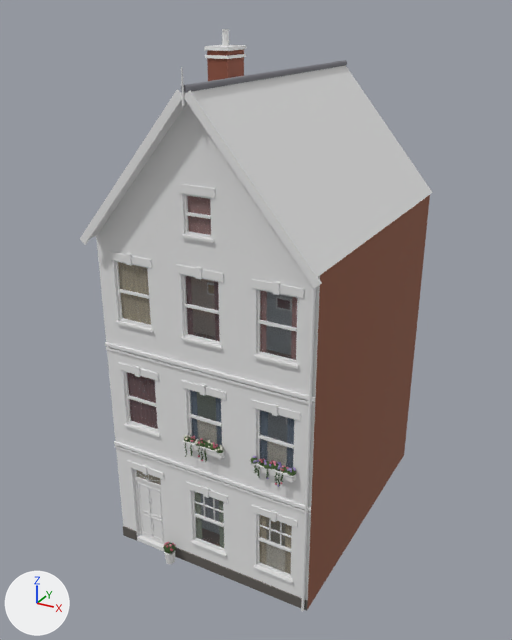
The glTF model assets/models/houses/street/GateStreet_Bend2.glb: old version first, new version second.
Before and after are seen from a 50 mm lens placed at (8.54, -12.84, 14.33), pointed at (-0.37, 3.35, 6.24). The axes (+X, +Y, +Z) are drawn at lower left. The lights are the same throughout. The picture after the commit comes second. Objects named as collision shapes, trigger or cutter boxes, shadow casters or lower levels of detail are left out. Vertices at exactly the same position are counted once.

Before the edit, the objects in view are built like this:
```python
me_gatestreet_bend2 = bpy.data.meshes.new('GateStreet_Bend2')
me_gatestreet_bend2.from_pydata(...)  # 5186 vertices, 8134 faces; spans x -3.19..3.19, y -0.42..8.2, z 0.0..13.82
# faces by material slot: [8114, 20]
me_gatestreet_bend2.materials.append(mat_house)
me_gatestreet_bend2.materials.append(mat_glass)
ob_gatestreet_bend2 = bpy.data.objects.new('GateStreet_Bend2', me_gatestreet_bend2)
ob_gatestreet_bend2.location = (0.0, 0.0, 0.0)
```
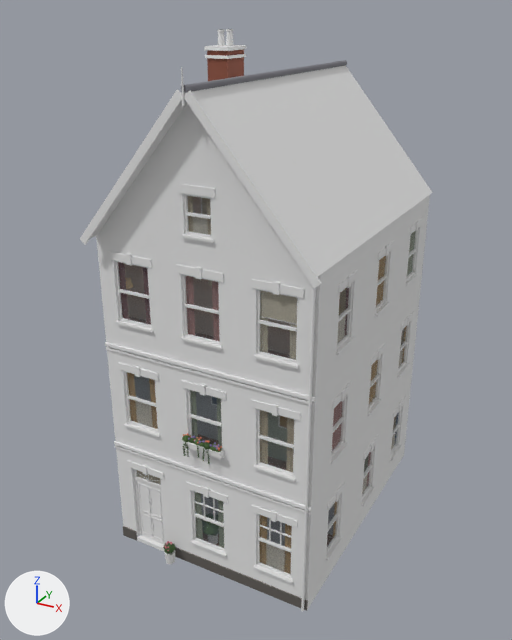
Boxes (x1, y1, x2, y2) around the edits, measured in the pictures (512 x 640 px; the box of a moved part takes in the faces that stretch with it):
part 1 of me_gatestreet_bend2, moved or reshaped (not visible before): after (208, 533, 218, 545)
part 2 of me_gatestreet_bend2, moved or reshaped: before (250, 458, 257, 464); after (182, 435, 191, 442)
part 3 of me_gatestreet_bend2, moved or reshaped: before (189, 437, 196, 443); after (199, 441, 205, 447)
part 4 of me_gatestreet_bend2, rebuilt: before (204, 442, 211, 449); after (203, 442, 211, 450)
part 5 of me_gatestreet_bend2, deleted: before (164, 29, 296, 551)
part 6 of me_gatestreet_bend2, cut back: before (118, 196, 224, 547); after (118, 195, 430, 610)
part 7 of me_gatestreet_bend2, added: after (217, 29, 234, 46)
part 8 of me_gatestreet_bend2, recoloured: before (122, 200, 297, 574); after (122, 201, 380, 574)

The edits, one by one:
me_gatestreet_bend2 is used by ob_gatestreet_bend2; location (0.0, 0.0, 0.0).
me_gatestreet_bend2 had 5186 vertices, 8134 faces and spanned x -3.19..3.19, y -0.42..8.2, z 0.0..13.82.
me_gatestreet_bend2 now has 5186 vertices, 7484 faces and spans x -3.19..3.19, y -0.42..8.2, z 0.0..13.82.
me_gatestreet_bend2 part 1: the loose piece of 20 vertices spanning x -2.17..-2.03, y 4.73..4.87, z 13.81..13.82 is scaled about its middle by (2, 2, 26.7), then moved by (1.93, -4.33, -13.1).
me_gatestreet_bend2 part 2: the loose piece of 26 vertices spanning x 1.38..1.58, y -0.21..-0.01, z 4.13..4.27 is scaled about its middle by (1.14, 1.14, 1.15), then moved by (-2.0, 0.0, 0.01).
me_gatestreet_bend2 part 3: the loose piece of 26 vertices spanning x -0.45..-0.26, y -0.17..0.01, z 4.13..4.27 is moved by (0.33, -0.04, 0.0).
me_gatestreet_bend2 part 4: the loose piece of 26 vertices spanning x 0.03..0.27, y -0.19..0.05, z 4.12..4.3 is rebuilt with 26 vertices and now spans x 0.04..0.26, y -0.24..-0.01, z 4.12..4.3.
me_gatestreet_bend2 part 5: 184 loose pieces with 2636 vertices, spanning x -2.2..2.74, y -0.38..4.9, z 0.49..13.82, are deleted.
me_gatestreet_bend2 part 6: 205 vertices moved from x -2.41..2.42, y -0.39..0.13, z 0.35..10.54 to x -2.44..2.41, y -0.42..0.13, z 0.35..10.54; 496 vertices removed from x -2.41..0.62, y -0.27..0.13, z 3.77..10.54; 2982 vertices added at x -2.83..3.07, y -0.42..8.0, z 0.0..10.79.
me_gatestreet_bend2 part 7: 130 vertices added at x -2.2..-2.0, y 4.48..5.12, z 13.41..13.82.
me_gatestreet_bend2 part 8: 176 kept faces spanning x -3.0..3.0, y -0.05..8.0, z 0.0..12.81 get new vertex colours.
Other edits to the shape of me_gatestreet_bend2 do not show in these pictures.
